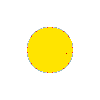
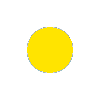
Revision of a layered (100, 100) image; what changed, layer by layer:
painted on "Background" over [27, 27, 73, 73]
